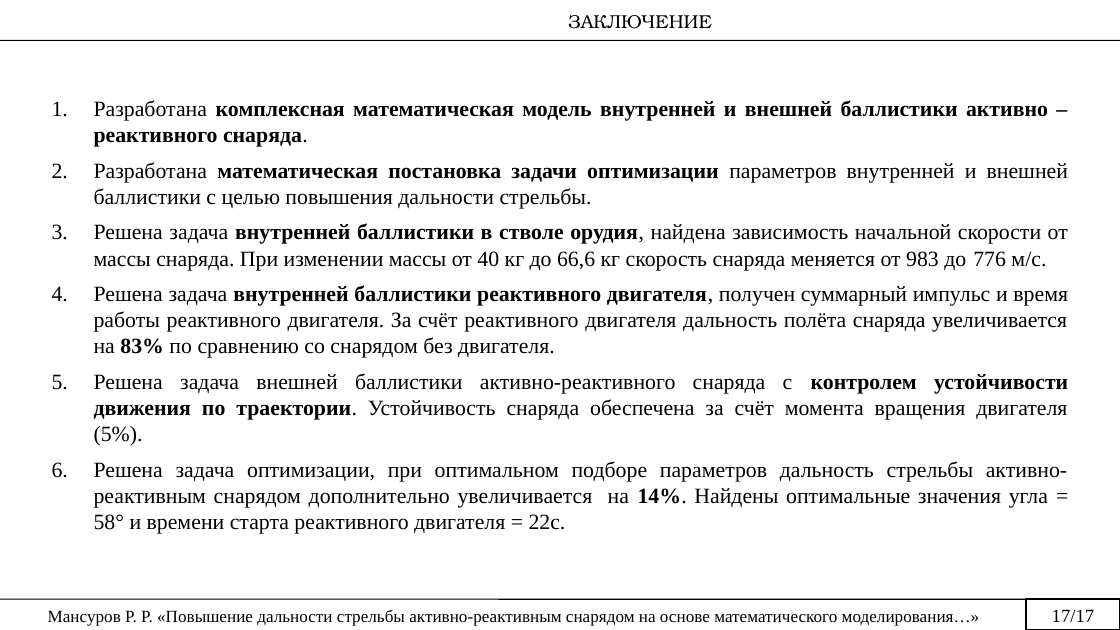
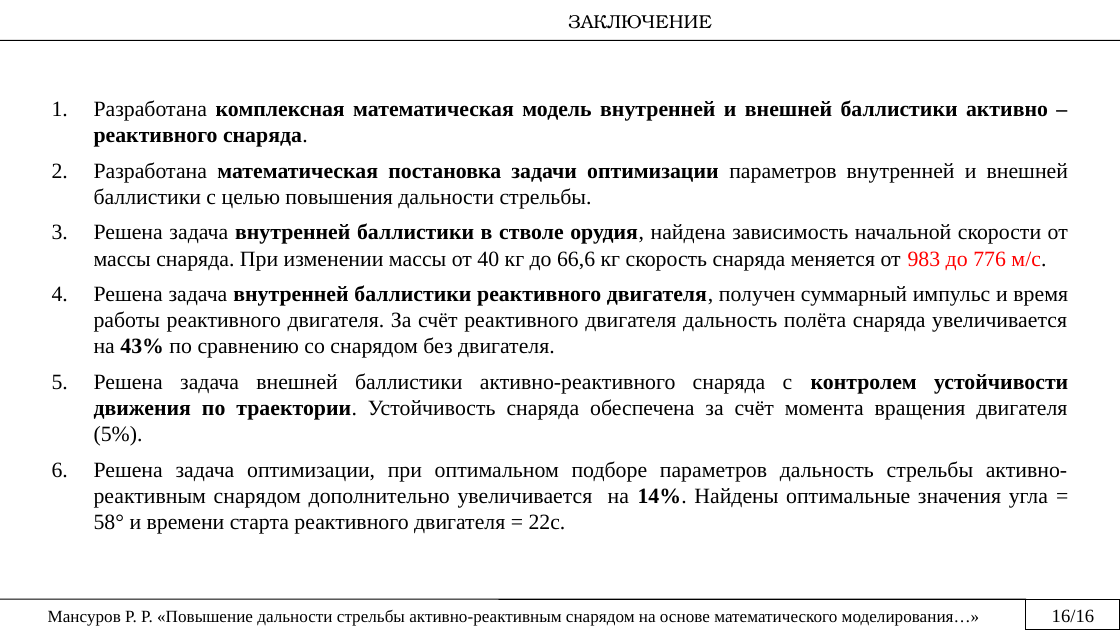
Before and after one commit to rustam-mansurov/cats, a slide deck: slide 16 of Диссертация/Мансуров Презентация.pptx (slide 22 before the commit). Drawn at 1120x630 pixels with LibreOffice and Linux fonts; fonts in the diff are those of the drawing. Boxes give left, top, right and bottom in pixels: in the first picture for what was removed or moved away, otherwise in the second. Text is boxed around its words. In the diff, an @@ line names an element or a change of style, - is before the commit and + after.

```diff
--- a/Диссертация/Мансуров Презентация.pptx
+++ b/Диссертация/Мансуров Презентация.pptx
@@ text at (94, 223, 1068, 271): text colour #000000 to #FF0000 in "983 до 776 м/с." @@
@@ text at (94, 285, 1068, 358): text changed @@
-4. Решена задача внутренней баллистики реактивного двигателя, получен суммарный импульс и время работы реактивного двигателя. За счёт реактивного двигателя дальность полёта снаряда увеличивается на 83% по сравнению со снарядом без двигателя.
+4. Решена задача внутренней баллистики реактивного двигателя, получен суммарный импульс и время работы реактивного двигателя. За счёт реактивного двигателя дальность полёта снаряда увеличивается на 43% по сравнению со снарядом без двигателя.
@@ rectangle at (1026, 599, 1120, 629): outline #000000 1 pt to #000000 0.75 pt @@
@@ text at (1052, 609, 1094, 622): text changed @@
-17/17
+16/16
```
Also in this commit, not shown: 12 other slides changed, 1 slide added, 7 slides removed, 16 other files.
